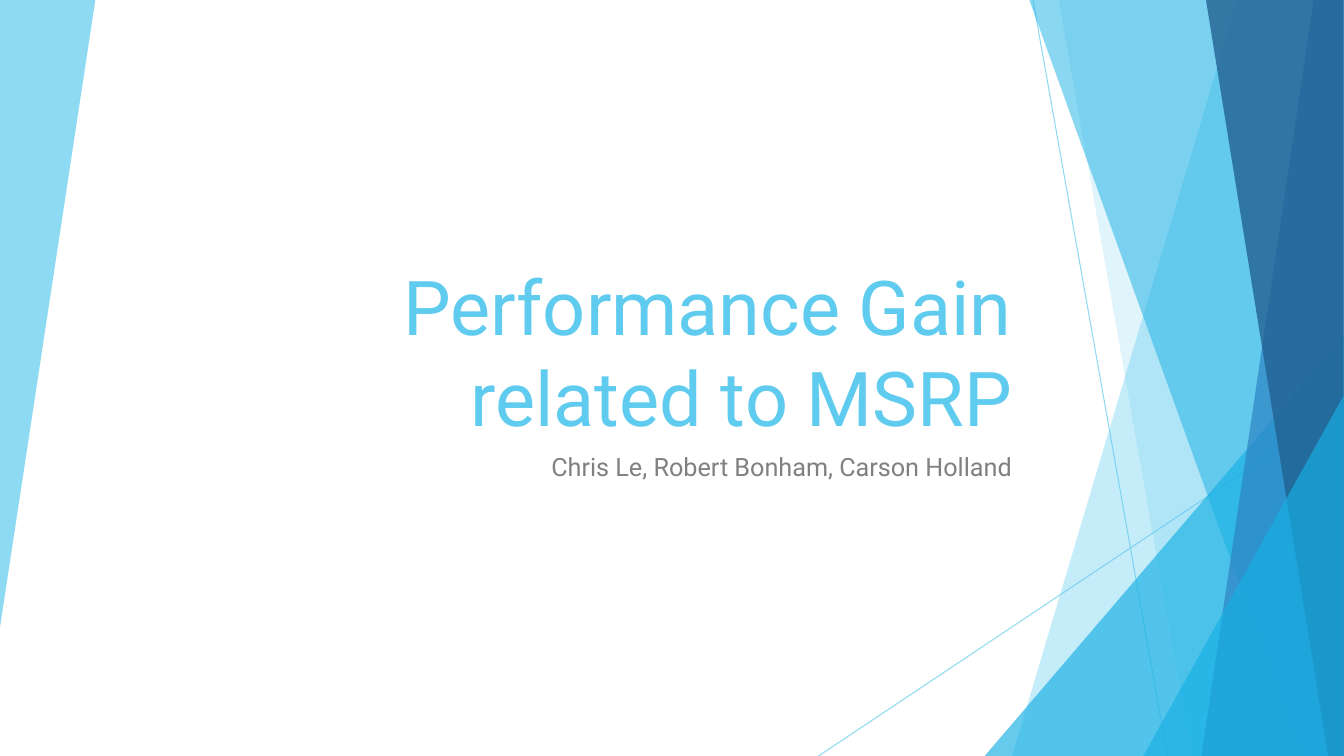
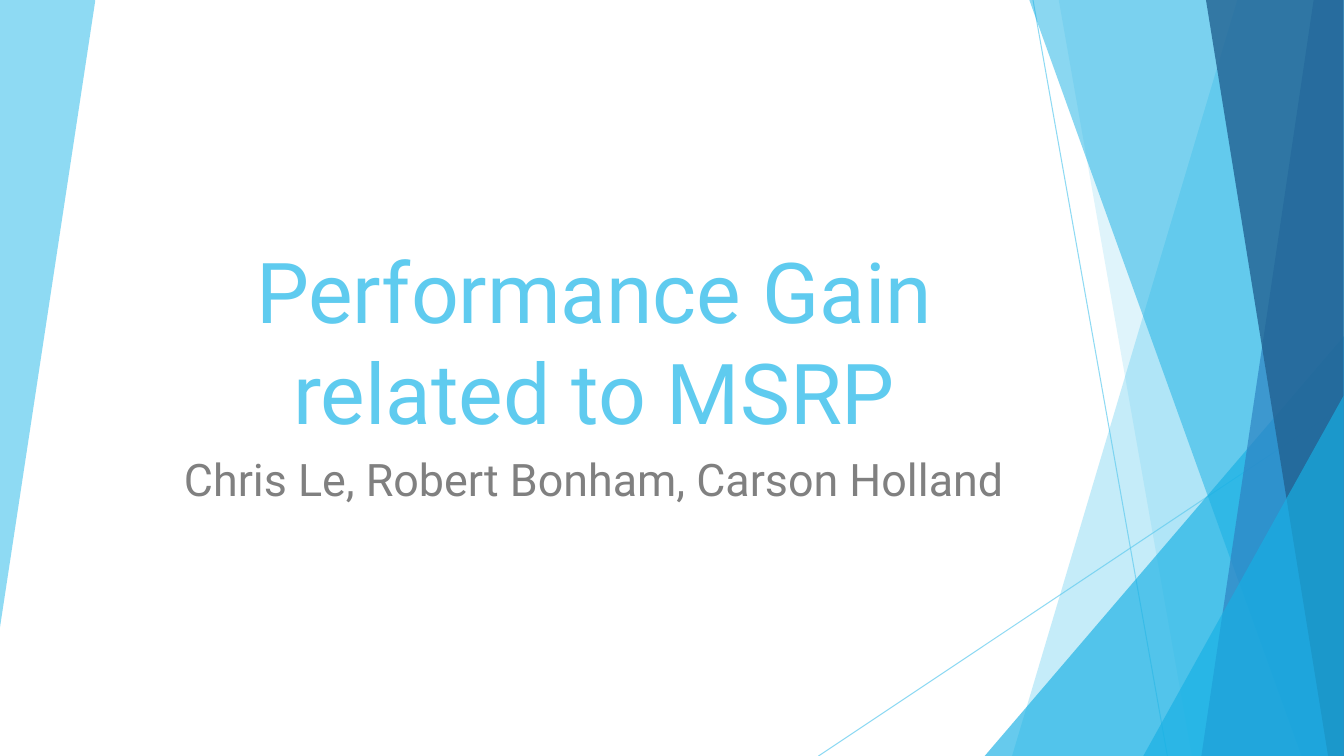
Before and after one commit to Cnh1116/Computer-Architecture-Project, a slide deck: slide 1 of Project Presentation.pptx. Drawn at 1344x756 pixels with LibreOffice and Linux fonts; fonts in the diff are those of the drawing. Boxes give left, top, right and bottom in pixels: in the first picture for what was removed or moved away, otherwise in the second. Text is boxed around its words. In the diff, an @@ line names an element or a change of style, - is before the commit and + after.

```diff
--- a/Project Presentation.pptx
+++ b/Project Presentation.pptx
@@ title "Performance Gain related to MSRP": place and size @@
-title "Performance Gain related to MSRP" at (403,277,1012,427)
+title "Performance Gain related to MSRP" at (256,259,932,425)
@@ title "Performance Gain related to MSRP" at (256,259,932,425): size 54 to 60 pt; alignment right to centre @@
@@ subtitle "Chris Le, Robert Bonham, Carson ..." at (184,462,1003,502): size 18 to 32 pt; alignment right to centre @@
```
Also in this commit, not shown: 7 other slides changed, 1 slide added.
